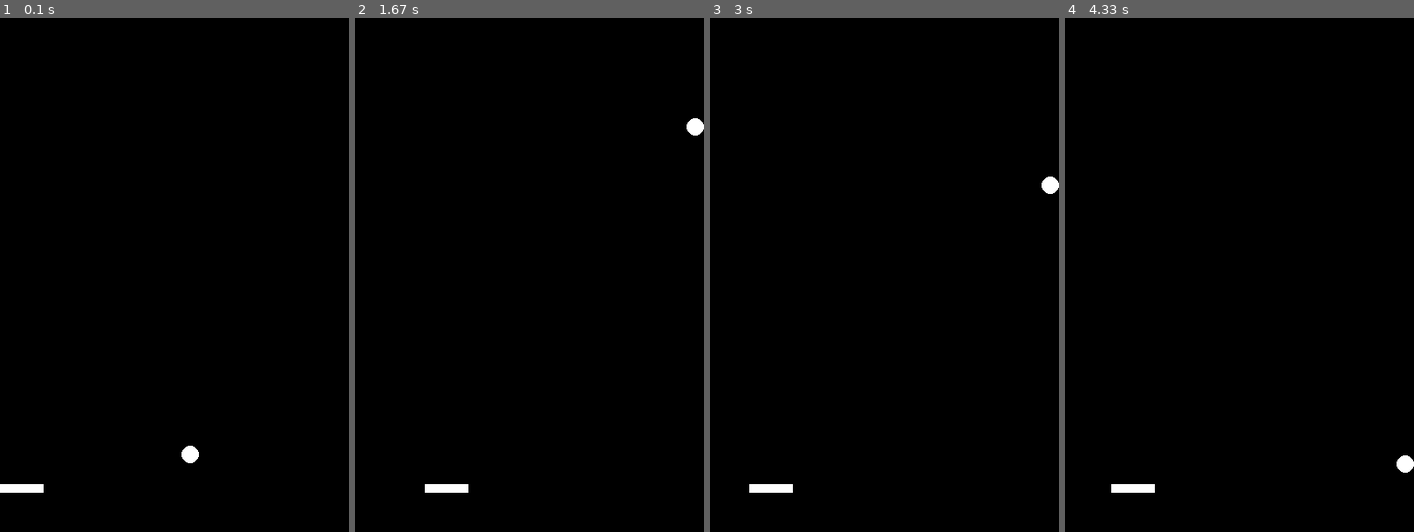
Above: before the commit, frames 1-4 (left to right).
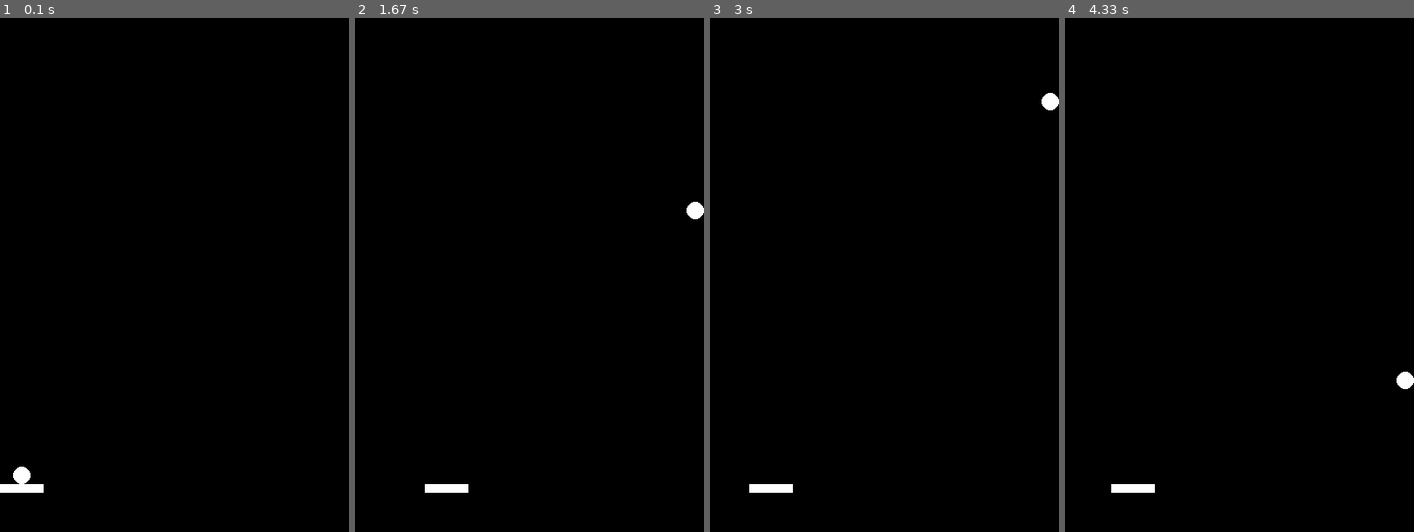
Above: after the commit, the same moments.

Repository: Vermee81/pygame-pingpong
Game: pygame game, started from main.py
The game is run twice, just before and just after one commit, with the same random seed, the same clock (stepped at 60 frames per second) and the same inputs.
Inputs (mouse positions are in pixels of both pictures, inside the frame that each line leads up to):
- Up to frame 1 (0.1 s): no input
- Up to frame 2 (1.67 s): click (529, 269) at 0.38 s; click (564, 388) at 0.72 s; click (655, 454) at 1.05 s; click (445, 167) at 1.38 s
- Up to frame 3 (3 s): click (884, 336) at 1.72 s; click (835, 161) at 2.05 s; click (1006, 408) at 2.38 s; click (772, 321) at 2.72 s
- Up to frame 4 (4.33 s): click (1138, 167) at 3.05 s; click (1155, 362) at 3.38 s; click (1365, 393) at 3.72 s; click (1134, 465) at 4.05 s

The runs differ from the first frame. In frame 1, 0.3% of the frame differs, in the area x 3-57%, y 83-91%; in frame 2, 0.3%; in frame 3, 0.3%; in frame 4, 0.3%.

Commit message:
マウスクリックでゲームを開始する

Diff:
--- a/main.py
+++ b/main.py
@@ -1,5 +1,5 @@
 import pygame
-from pygame.locals import QUIT, Rect
+from pygame.locals import QUIT, Rect, MOUSEBUTTONDOWN
 from model.bar import Bar
 from model.ball import Ball
 import sys
@@ -33,6 +33,8 @@
             if event.type == QUIT:
                 pygame.quit()
                 sys.exit()
+            if event.type == MOUSEBUTTONDOWN:
+                ball.start()
 
         clock.tick(60)
 
--- a/model/ball.py
+++ b/model/ball.py
@@ -12,8 +12,21 @@
         self.rect.centerx = bar.rect.centerx  # ボールのxの初期位置は棒の中心に合わせる
         self.rect.bottom = bar.rect.top  # ボールのyの初期位置は棒の上辺に合わせる
         self.dx, self.dy = 3, -4  # ボールのx軸、y軸のスピード
+        self.status = "INIT"
+
+    def start(self):
+        self.status = "RUNNING"
 
     def update(self, SCREEN: pygame.locals.Rect):
+        if self.status == "INIT":
+            self.rect.centerx = (
+                self.bar.rect.centerx
+            )  # ボールのxの初期位置は棒の中心に合わせる
+            self.rect.bottom = (
+                self.bar.rect.top
+            )  # ボールのyの初期位置は棒の上辺に合わせる
+            return
+
         old_rect = self.rect.copy()
         self.rect.move_ip(self.dx, self.dy)
         if self.rect.colliderect(self.bar.rect):
